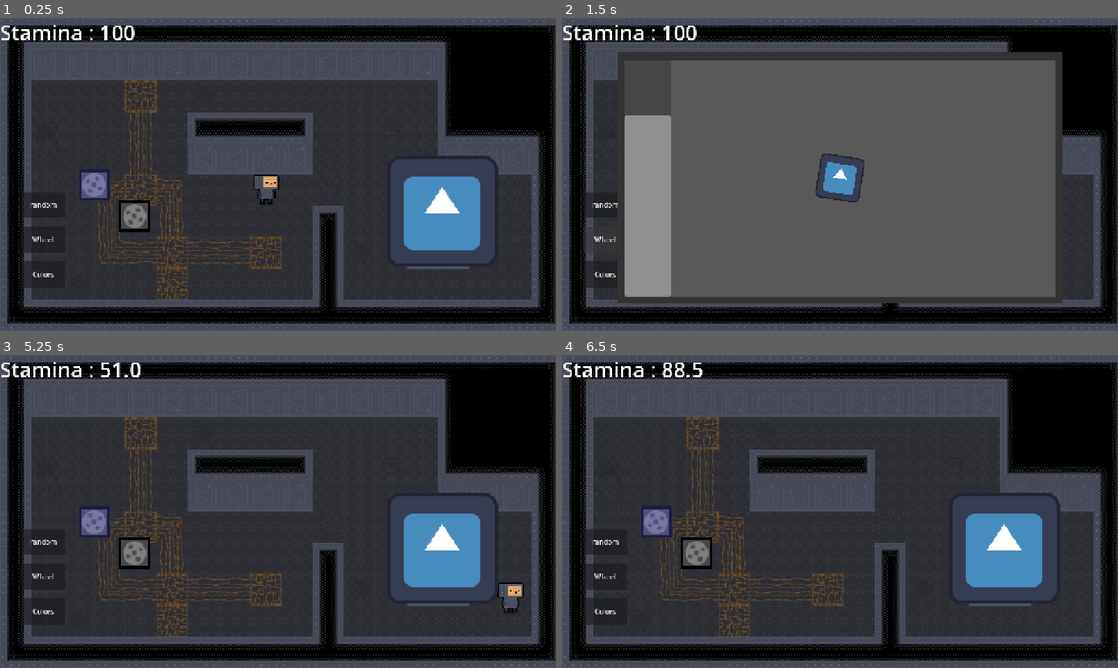
Above: before the commit, frames 1-4 (two rows, left to right).
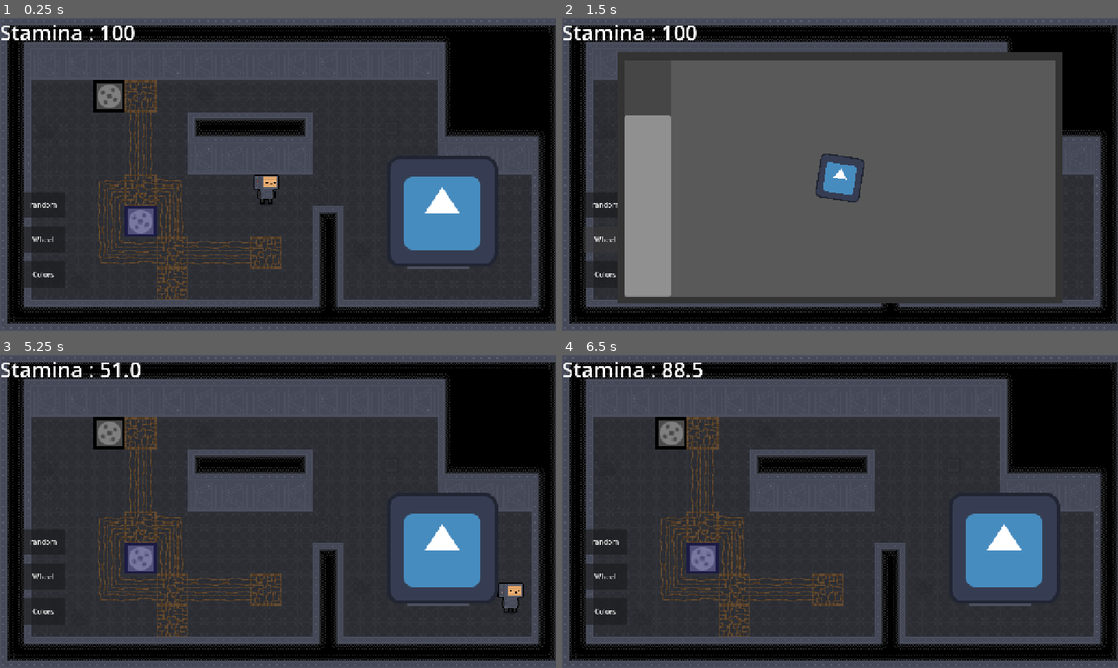
Above: after the commit, the same moments.

Repository: DuneRanger/MSI-GameJam
Game: Godot game, scene res://scenes/game/game.tscn
Two runs of this game, one before a commit and one after it. Both use one fixed random seed, a clock stepped at 60 frames per second and the inputs below. The engine's default icon, where the game draws it, is replaced by a stand-in: a white triangle on a blue panel in a dark square.
Inputs (mouse positions are in pixels of both pictures, inside the frame that each line leads up to):
- Up to frame 1 (0.25 s): no input
- Up to frame 2 (1.5 s): click "random" at 0.5 s; click "Wheel" at 1.25 s
- Up to frame 3 (5.25 s): click "Colors" at 2 s; move the mouse to (400, 495) at 2.77 s; hold D (move_right) 2.78-3.53 s; tap E (interact) at 2.85, 5.1 s; move the mouse to (166, 527) at 3.52 s; hold S (move_down) 3.53-4.28 s; click (166, 527) at 3.6 s; move the mouse to (333, 442) at 4.27 s; hold D (move_right) 4.28-5.03 s; hold Shift (sprint) 4.28-5.03 s; move the mouse to (250, 574) at 5.02 s; hold W (move_up) from 5.03 s (still down)
- Up to frame 4 (6.5 s): move the mouse to (1006, 558) at 5.77 s; release W (move_up) at 5.78 s; hold A (move_left) from 5.78 s (still down); click (1006, 558) at 5.85 s

The runs differ from the first frame. In frame 1, 1.6% of the frame differs, in the area x 14-28%, y 19-70%; in frame 2, nothing differs; in frame 3, 1.6%; in frame 4, 1.6%.

Commit message:
move machines to the tileset

Diff:
--- a/scenes/game/game.gd
+++ b/scenes/game/game.gd
@@ -4,18 +4,26 @@
 var chosen_minigame : Minigame = null
 var activated_machine: Machine = null
 
+var machine_idx : int
 var machine_dict : Dictionary[int, Machine] = {}
 
+func _on_tilemap_machine_enter_tree(new_node : Node):
+	if new_node is Machine:
+		add_machine(new_node as Machine)
+
+func add_machine(new_machine : Machine) -> void:
+	new_machine.id = machine_idx
+	machine_dict.set(machine_idx, new_machine)
+	machine_idx += 1
+	new_machine.minigame_requested.connect(_on_minigame_requested)
+	print("Added machine", new_machine)
+
 func _ready() -> void:
-	var machine_idx = 1
-	for node in get_tree().get_nodes_in_group("machines"):
-		var machine := node as Machine
-		machine.id = machine_idx
-		machine_dict.set(machine_idx, machine)
-		machine_idx += 1
-		machine.minigame_requested.connect(_on_minigame_requested)
+	machine_idx = 1
+	var machine_layer : TileMapLayer = $Tilemap/TileMapMachineLayer
+	machine_layer.child_entered_tree.connect(add_machine)
 
-func _process(delta: float) -> void:
+func _process(_delta: float) -> void:
 	$LabelStamina.text = "Stamina : " + str($Player.stamina)
 
 func choose_minigame() -> Minigame:
--- a/scenes/game/game.tscn
+++ b/scenes/game/game.tscn
@@ -6,8 +6,6 @@
 [ext_resource type="PackedScene" uid="uid://crwocavy5kif" path="res://scenes/game/machines/minigames/steam_wheel.tscn" id="2_kelw5"]
 [ext_resource type="PackedScene" uid="uid://j4s1r411n22" path="res://scenes/game/machines/minigames/color_find.tscn" id="3_lfrn8"]
 [ext_resource type="PackedScene" uid="uid://bbxi0vokk4jgr" path="res://scenes/game/tilemap/tilemap.tscn" id="5_bdhmt"]
-[ext_resource type="PackedScene" uid="uid://b0wae3pnq5bxx" path="res://scenes/game/machines/machine_instances/steam_machine.tscn" id="7_bdhmt"]
-[ext_resource type="PackedScene" uid="uid://cqsyyggibtbjm" path="res://scenes/game/machines/machine_instances/color_machine.tscn" id="8_87uf6"]
 
 [sub_resource type="LabelSettings" id="LabelSettings_w1hta"]
 font_size = 48
@@ -44,10 +42,13 @@
 [node name="TilemapDecorLayer" parent="Tilemap" index="1" unique_id=1888967584]
 tile_map_data = PackedByteArray("AAAFAAcAAgAEAAEAAAAGAAcAAgABAAAAAAAHAAcAAgABAAAAAAAIAAcAAgAEAAAAAwAFAAYAAgAAAAAAAAAFAA …(352 unchanged characters)…
 
-[node name="TilemapWallLayer" parent="Tilemap" index="2" unique_id=695297817]
+[node name="TileMapMachineLayer" parent="Tilemap" index="2" unique_id=1793809352]
+tile_map_data = PackedByteArray("AAAEAAYAAAAAAAAAAQADAAIAAAAAAAAAAgA=")
+
+[node name="TilemapWallLayer" parent="Tilemap" index="3" unique_id=695297817]
 tile_map_data = PackedByteArray("AAAAAAAAAwADAAAAAAAAAAEAAwADAAEAAAAAAAIAAwADAAEAAAAAAAMAAwADAAEAAAAAAAQAAwADAAEAAAAAAA …(1040 unchanged characters)…
 
-[node name="TilemapSideWallLayer" parent="Tilemap" index="3" unique_id=1769598380]
+[node name="TilemapSideWallLayer" parent="Tilemap" index="4" unique_id=1769598380]
 tile_map_data = PackedByteArray("AAABAAEAAwAHAAAAAAACAAEAAwAHAAAAAAADAAEAAwAHAAAAAAAEAAEAAwAHAAAAAAAFAAEAAwAHAAAAAAAGAA …(272 unchanged characters)…
 
 [node name="TileMapLayer" type="TileMapLayer" parent="." unique_id=1505231274]
@@ -115,12 +116,6 @@
 grow_horizontal = 2
 grow_vertical = 2
 
-[node name="SteamMachine" parent="." unique_id=964389702 instance=ExtResource("7_bdhmt")]
-position = Vector2(217.00002, 384)
-
-[node name="ColorMachine" parent="." unique_id=749344749 instance=ExtResource("8_87uf6")]
-position = Vector2(310, 456)
-
 [connection signal="button_down" from="RandomGameButton" to="." method="_on_random_game_button"]
 [connection signal="timeout" from="MinigameLeaveTimer" to="." method="_on_minigame_leave_timer_timeout"]
 [connection signal="button_down" from="WheelButton" to="." method="_on_wheel_button_button_down"]
--- a/scenes/game/machines/machine.tscn
+++ b/scenes/game/machines/machine.tscn
@@ -12,7 +12,6 @@
 
 [node name="Machine" type="Node2D" unique_id=964389702 node_paths=PackedStringArray("sprite") groups=["machines"]]
 z_index = 1
-scale = Vector2(3, 3)
 script = ExtResource("1_gbrlg")
 sprite = NodePath("AnimatedSprite2D")
 
--- a/scenes/game/tilemap/tilemap.tscn
+++ b/scenes/game/tilemap/tilemap.tscn
@@ -3,6 +3,8 @@
 [ext_resource type="Texture2D" uid="uid://dl2quq5xcqhx6" path="res://assets/game/tiles/floor.png" id="1_fysb2"]
 [ext_resource type="Texture2D" uid="uid://2ys0ti5ccxeb" path="res://assets/game/tiles/floor_decor.png" id="2_ahxvp"]
 [ext_resource type="Texture2D" uid="uid://bfndwk48cax5h" path="res://assets/game/tiles/tileset.png" id="3_6myvc"]
+[ext_resource type="PackedScene" uid="uid://b0wae3pnq5bxx" path="res://scenes/game/machines/machine_instances/steam_machine.tscn" id="4_a4bj7"]
+[ext_resource type="PackedScene" uid="uid://cqsyyggibtbjm" path="res://scenes/game/machines/machine_instances/color_machine.tscn" id="5_auq54"]
 
 [sub_resource type="TileSetAtlasSource" id="TileSetAtlasSource_3aos4"]
 texture = ExtResource("1_fysb2")
@@ -522,7 +524,16 @@
 sources/2 = SubResource("TileSetAtlasSource_a4bj7")
 sources/3 = SubResource("TileSetAtlasSource_auq54")
 
+[sub_resource type="TileSetScenesCollectionSource" id="TileSetScenesCollectionSource_hjhdi"]
+scenes/1/scene = ExtResource("4_a4bj7")
+scenes/2/scene = ExtResource("5_auq54")
+
+[sub_resource type="TileSet" id="TileSet_m0ah8"]
+tile_size = Vector2i(24, 24)
+sources/0 = SubResource("TileSetScenesCollectionSource_hjhdi")
+
 [node name="Tilemap" type="Node2D" unique_id=1355390431]
+y_sort_enabled = true
 scale = Vector2(3, 3)
 
 [node name="TilemapFloorLayer" type="TileMapLayer" parent="." unique_id=588901160]
@@ -533,6 +544,10 @@
 z_index = -4
 tile_set = SubResource("TileSet_w1hta")
 
+[node name="TileMapMachineLayer" type="TileMapLayer" parent="." unique_id=1793809352]
+z_index = -3
+tile_set = SubResource("TileSet_m0ah8")
+
 [node name="TilemapWallLayer" type="TileMapLayer" parent="." unique_id=695297817]
 z_index = -1
 tile_set = SubResource("TileSet_w1hta")
